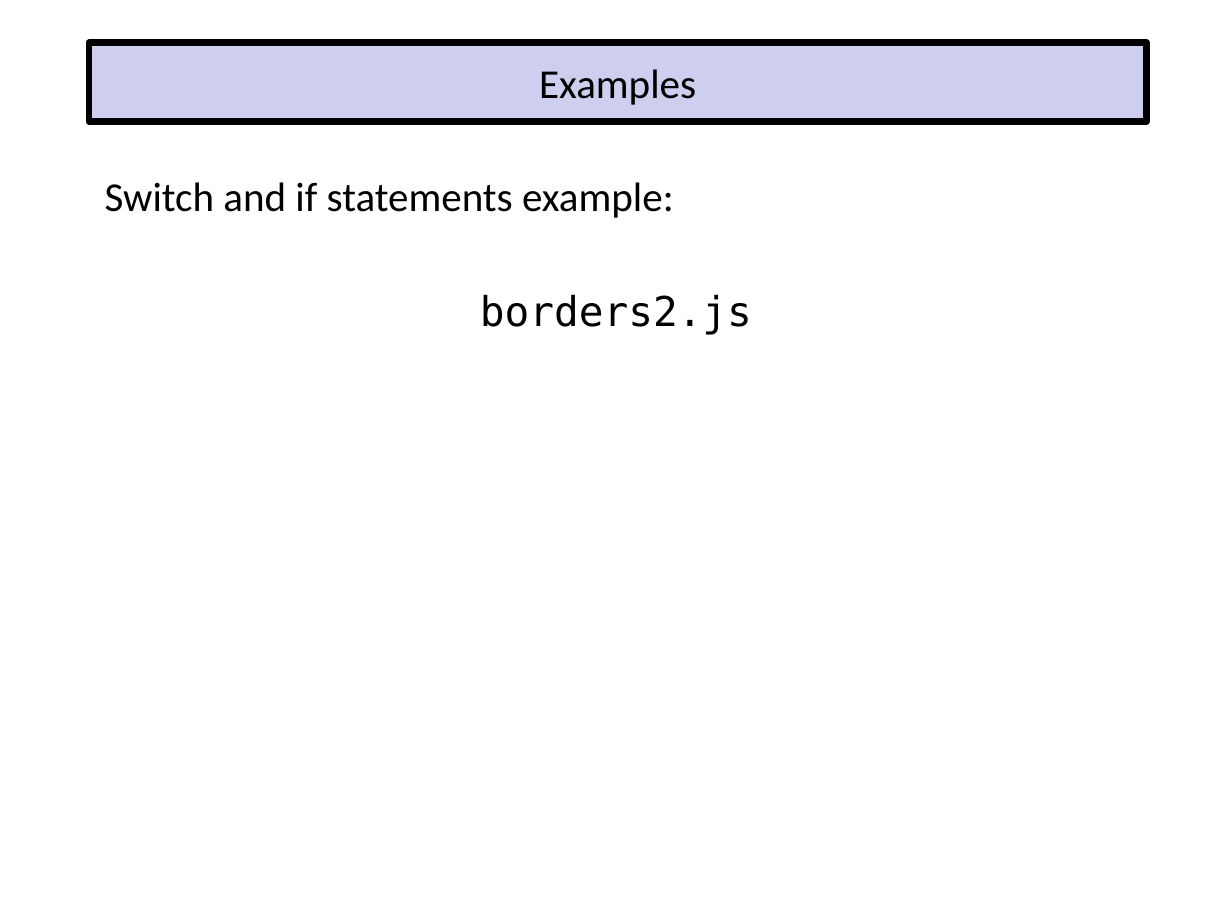
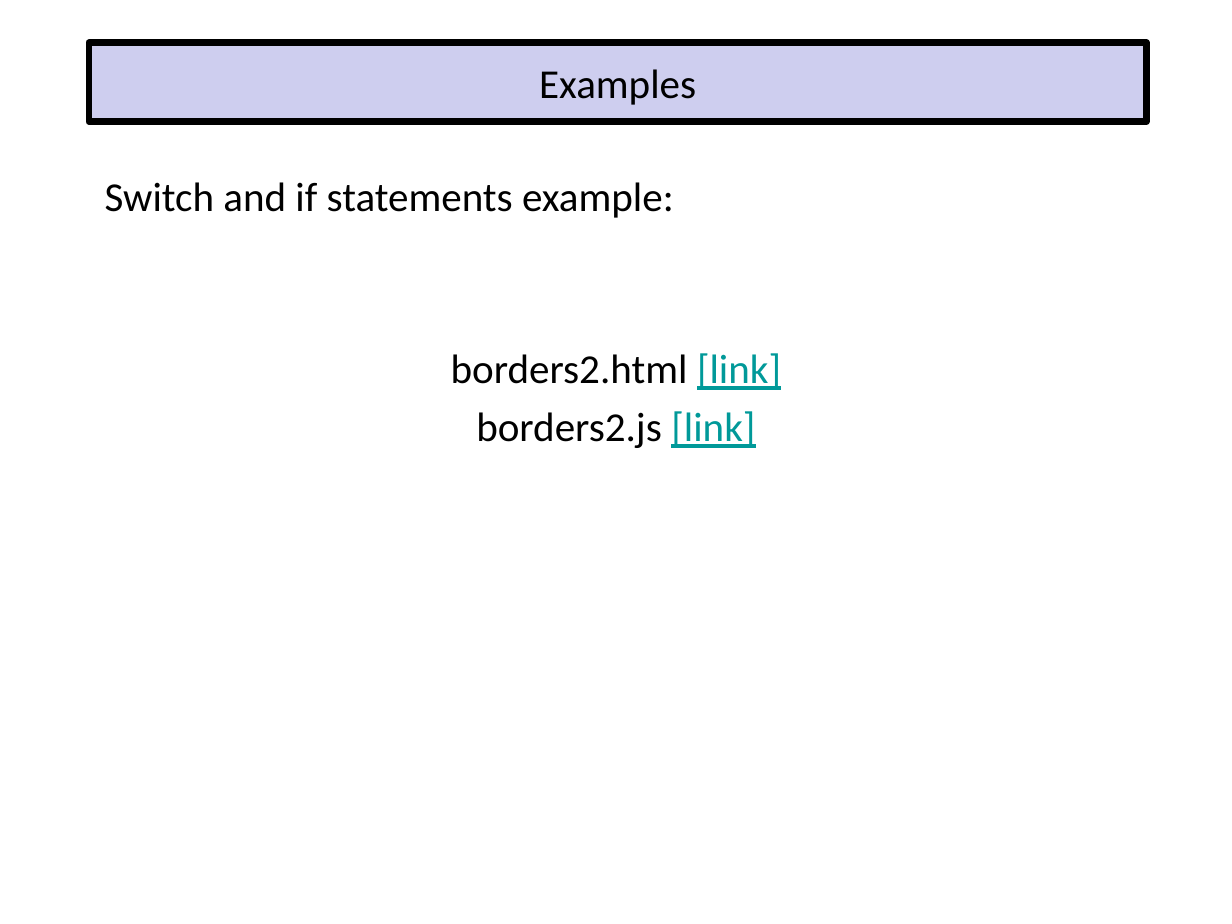
Before and after one commit to EricJPogue/www-epogue-info, a slide deck: slide 47 of CPSC-24700/Presentations/javascript-basics.pptx. Drawn at 1232x924 pixels with LibreOffice and Linux fonts; fonts in the diff are those of the drawing. Boxes give left, top, right and bottom in pixels: in the first picture for what was removed or moved away, otherwise in the second. Text is boxed around its words. In the diff, an @@ line names an element or a change of style, - is before the commit and + after.

```diff
--- a/CPSC-24700/Presentations/javascript-basics.pptx
+++ b/CPSC-24700/Presentations/javascript-basics.pptx
@@ text at (451, 353, 781, 448): text changed; font DejaVu Sans Mono to Calibri @@
-borders2.js
+borders2.html [link]
+borders2.js [link]
```
Also in this commit, not shown: 2 other slides changed, 6 other files.
